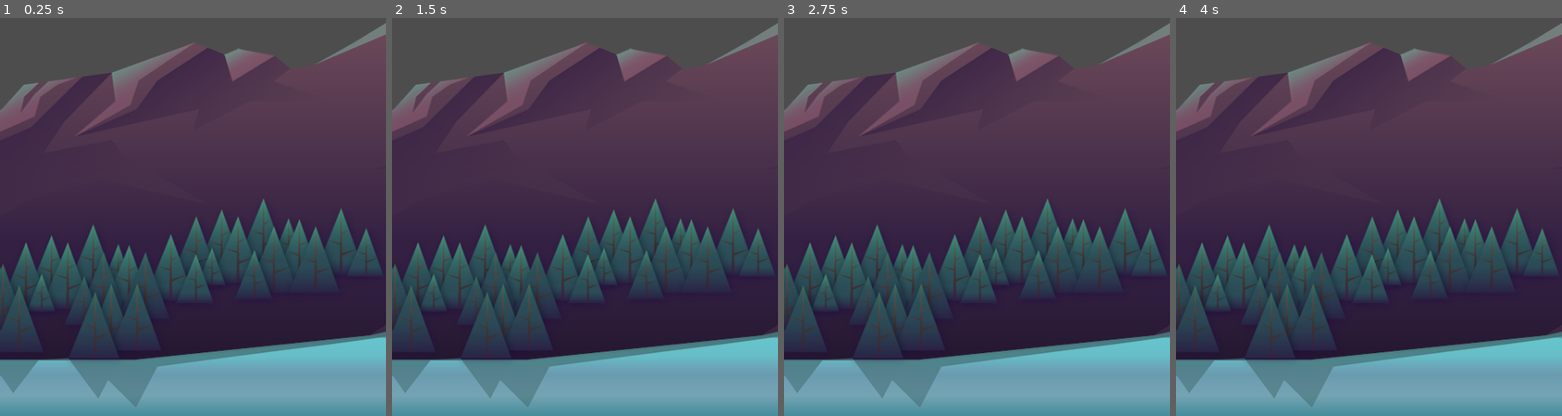
Above: before the commit, frames 1-4 (left to right).
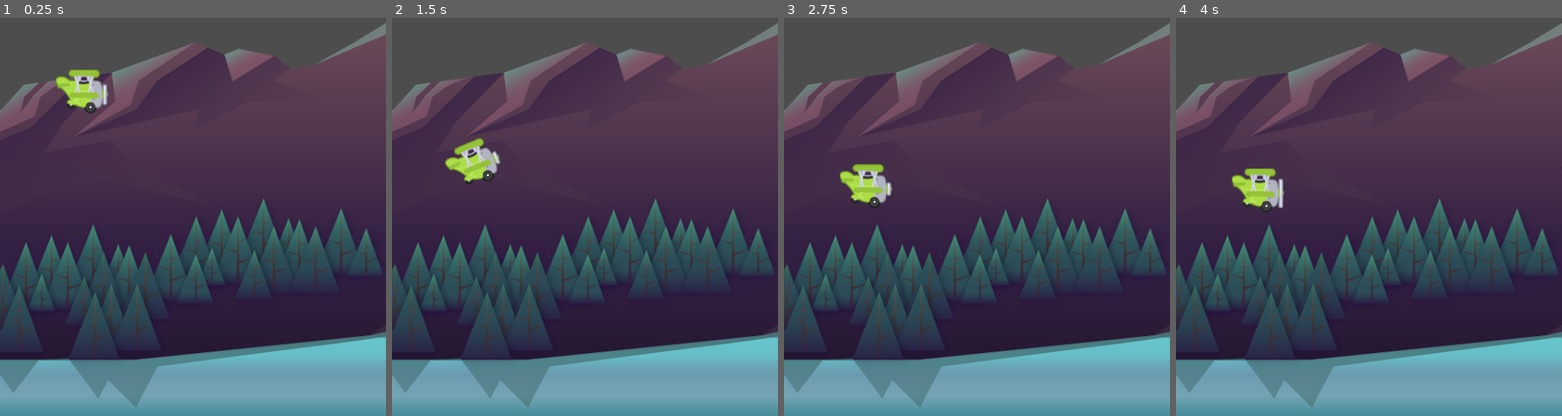
Above: after the commit, the same moments.

Repository: Evan-Roberts-808/Tappy-Plane
Game: Godot game, scene res://scenes/game/game.tscn
Same seed, same stepped clock (60 frames per second), same inputs: the game is played once before the commit and once after it.
Inputs:
- Up to frame 1 (0.25 s): no input
- Up to frame 2 (1.5 s): tap Space (fly, bound only after the commit) at 0.6, 1.35 s
- Up to frame 3 (2.75 s): tap Space (fly, bound only after the commit) at 2.1 s
- Up to frame 4 (4 s): tap Space (fly, bound only after the commit) at 2.85, 3.6 s

The runs differ from the first frame. In frame 1, 1.0% of the frame differs, in the area x 14-28%, y 12-24%; in frame 2, 0.9%; in frame 3, 0.9%; in frame 4, 1.0%.

Commit message:
get plane logic in for flying, collision, and animations

Diff:
--- /dev/null
+++ b/assets/frames/plane_frames.tres
@@ -0,0 +1,32 @@
+[gd_resource type="SpriteFrames" load_steps=5 format=3 uid="uid://cskm5cojcstnd"]
+
+[ext_resource type="Texture2D" uid="uid://wnwgxbvipi5k" path="res://assets/plane/planes_sheet.png" id="1_lfk06"]
+
+[sub_resource type="AtlasTexture" id="AtlasTexture_myamq"]
+atlas = ExtResource("1_lfk06")
+region = Rect2(0, 0, 88, 73)
+
+[sub_resource type="AtlasTexture" id="AtlasTexture_67wus"]
+atlas = ExtResource("1_lfk06")
+region = Rect2(88, 0, 88, 73)
+
+[sub_resource type="AtlasTexture" id="AtlasTexture_3si04"]
+atlas = ExtResource("1_lfk06")
+region = Rect2(176, 0, 88, 73)
+
+[resource]
+animations = [{
+"frames": [{
+"duration": 1.0,
+"texture": SubResource("AtlasTexture_myamq")
+}, {
+"duration": 1.0,
+"texture": SubResource("AtlasTexture_67wus")
+}, {
+"duration": 1.0,
+"texture": SubResource("AtlasTexture_3si04")
+}],
+"loop": true,
+"name": &"fly",
+"speed": 15.0
+}]
--- a/project.godot
+++ b/project.godot
@@ -21,6 +21,14 @@
 window/size/viewport_height=854
 window/stretch/mode="canvas_items"
 
+[input]
+
+fly={
+"deadzone": 0.5,
+"events": [Object(InputEventKey,"resource_local_to_scene":false,"resource_name":"","device":-1,"window_id":0,"alt_pressed":false,"shift_pressed":false,"ctrl_pressed":false,"meta_pressed":false,"pressed":false,"keycode":0,"physical_keycode":32,"key_label":0,"unicode":32,"location":0,"echo":false,"script":null)
+]
+}
+
 [rendering]
 
 renderer/rendering_method="mobile"
--- /dev/null
+++ b/scenes/barrier/barrier.tscn
@@ -0,0 +1,10 @@
+[gd_scene load_steps=2 format=3 uid="uid://ch2dgb0ajyce3"]
+
+[sub_resource type="RectangleShape2D" id="RectangleShape2D_lqjtg"]
+size = Vector2(528, 20)
+
+[node name="barrier" type="StaticBody2D"]
+
+[node name="CollisionShape2D" type="CollisionShape2D" parent="."]
+position = Vector2(243, 0)
+shape = SubResource("RectangleShape2D_lqjtg")
--- a/scenes/game/game.tscn
+++ b/scenes/game/game.tscn
@@ -1,9 +1,20 @@
-[gd_scene load_steps=2 format=3 uid="uid://c70va4dt30e0k"]
+[gd_scene load_steps=4 format=3 uid="uid://c70va4dt30e0k"]
 
 [ext_resource type="Texture2D" uid="uid://bvmpux7nhpabe" path="res://assets/background/rocks_2.png" id="1_0nb7w"]
+[ext_resource type="PackedScene" uid="uid://cnufqf13m8y8s" path="res://scenes/plane/plane.tscn" id="2_ul0vp"]
+[ext_resource type="PackedScene" uid="uid://ch2dgb0ajyce3" path="res://scenes/barrier/barrier.tscn" id="3_kyjjm"]
 
 [node name="Game" type="Node2D"]
 
 [node name="Sprite2D" type="Sprite2D" parent="."]
 position = Vector2(780, 319)
 texture = ExtResource("1_0nb7w")
+
+[node name="Plane" parent="." instance=ExtResource("2_ul0vp")]
+position = Vector2(101, 431)
+
+[node name="Top Barrier" parent="." instance=ExtResource("3_kyjjm")]
+position = Vector2(-1, -20)
+
+[node name="Bottom Barrier" parent="." instance=ExtResource("3_kyjjm")]
+position = Vector2(-1, 863)
--- /dev/null
+++ b/scenes/plane/plane.gd
@@ -0,0 +1,33 @@
+extends CharacterBody2D
+
+const GRAVITY: float = 600.0
+const POWER: float = -200.0
+
+@onready var animated_sprite_2d: AnimatedSprite2D = $AnimatedSprite2D
+@onready var animation_player: AnimationPlayer = $AnimationPlayer
+
+# Called when the node enters the scene tree for the first time.
+func _ready() -> void:
+	pass # Replace with function body.
+
+
+# Called every frame. 'delta' is the elapsed time since the previous frame.
+func _physics_process(delta: float) -> void:
+
+	velocity.y += GRAVITY * delta
+
+	fly()
+
+	move_and_slide()
+
+	if is_on_floor() == true:
+		die()
+
+func fly() -> void:
+	if Input.is_action_just_pressed("fly") == true:
+		animation_player.play("power")
+		velocity.y = POWER
+
+func die() -> void:
+	animated_sprite_2d.stop()
+	set_physics_process(false)
--- /dev/null
+++ b/scenes/plane/plane.tscn
@@ -0,0 +1,62 @@
+[gd_scene load_steps=7 format=3 uid="uid://cnufqf13m8y8s"]
+
+[ext_resource type="Script" path="res://scenes/plane/plane.gd" id="1_3qgmm"]
+[ext_resource type="SpriteFrames" uid="uid://cskm5cojcstnd" path="res://assets/frames/plane_frames.tres" id="1_o0oad"]
+
+[sub_resource type="CircleShape2D" id="CircleShape2D_nnbcf"]
+radius = 26.0768
+
+[sub_resource type="Animation" id="Animation_oa2ml"]
+resource_name = "power"
+length = 0.3
+tracks/0/type = "value"
+tracks/0/imported = false
+tracks/0/enabled = true
+tracks/0/path = NodePath("AnimatedSprite2D:rotation")
+tracks/0/interp = 1
+tracks/0/loop_wrap = true
+tracks/0/keys = {
+"times": PackedFloat32Array(0, 0.1, 0.3),
+"transitions": PackedFloat32Array(1, 1, 1),
+"update": 0,
+"values": [0.0, -0.436332, 0.0]
+}
+
+[sub_resource type="Animation" id="Animation_1vsqi"]
+length = 0.001
+tracks/0/type = "value"
+tracks/0/imported = false
+tracks/0/enabled = true
+tracks/0/path = NodePath("AnimatedSprite2D:rotation")
+tracks/0/interp = 1
+tracks/0/loop_wrap = true
+tracks/0/keys = {
+"times": PackedFloat32Array(0),
+"transitions": PackedFloat32Array(1),
+"update": 0,
+"values": [0.0]
+}
+
+[sub_resource type="AnimationLibrary" id="AnimationLibrary_17qpe"]
+_data = {
+"RESET": SubResource("Animation_1vsqi"),
+"power": SubResource("Animation_oa2ml")
+}
+
+[node name="Plane" type="CharacterBody2D"]
+script = ExtResource("1_3qgmm")
+
+[node name="AnimatedSprite2D" type="AnimatedSprite2D" parent="."]
+scale = Vector2(0.75, 0.75)
+sprite_frames = ExtResource("1_o0oad")
+animation = &"fly"
+autoplay = "fly"
+frame_progress = 0.573729
+
+[node name="CollisionShape2D" type="CollisionShape2D" parent="."]
+shape = SubResource("CircleShape2D_nnbcf")
+
+[node name="AnimationPlayer" type="AnimationPlayer" parent="."]
+libraries = {
+"": SubResource("AnimationLibrary_17qpe")
+}
